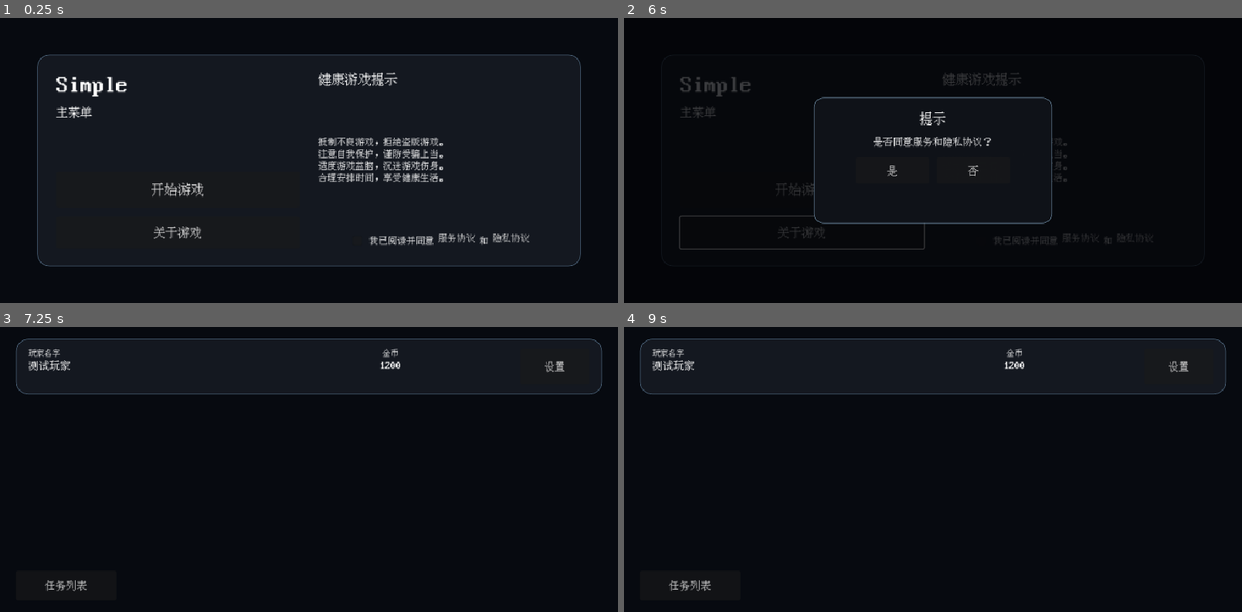
Above: before the commit, frames 1-4 (two rows, left to right).
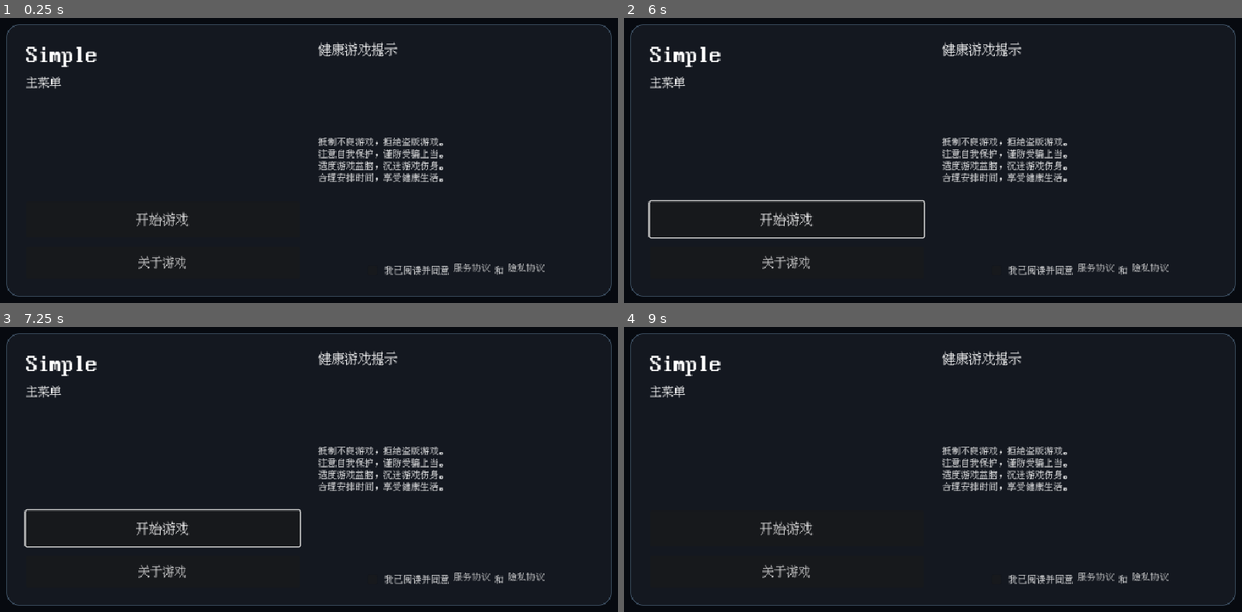
Above: after the commit, the same moments.

Repository: xunx-ii/Simple
Game: Godot game, scene res://scenes/main_menu.tscn
Two runs of this game, one before a commit and one after it. Both use one fixed random seed, a clock stepped at 60 frames per second and the inputs below.
Inputs (mouse positions are in pixels of both pictures, inside the frame that each line leads up to; where the layout moved, square brackets give the same spot in the first picture):
- Up to frame 1 (0.25 s): no input
- Up to frame 2 (6 s): click "关于游戏" at 0.5 s; click (994, 271) [982, 240] at 1.25 s; click "开始游戏" at 2 s; click "开始游戏" at 2.75 s; click "关闭" at 3.5 s; tap Enter at 4.25, 5.75 s; move the mouse to (1068, 146) at 4.27 s; hold D 4.28-5 s; tap Shift at 4.35 s; click (1068, 146) at 4.42 s; tap Space at 4.52, 5 s; drag from (809, 174) to (902, 217) at 5.02 s; move the mouse to (994, 97) at 5.77 s; hold D from 5.78 s (still down); tap Tab at 5.85 s
- Up to frame 3 (7.25 s): release D at 6.5 s; click (265, 478) at 6.5 s, where only the run before the commit has a clickable "是"
- Up to frame 4 (9 s): click (1180, 366) at 7.25 s, where only the run before the commit has a clickable "设置"; click (691, 586) at 8 s, where only the run before the commit has a clickable "任务列表"; click "关闭" at 8.75 s

The runs differ from the first frame. In frame 1, 5.0% of the frame differs, in the area x 1-99%, y 2-98%; in frame 2, 7.3%; in frame 3, 6.3%; in frame 4, 5.5%.

Commit message:
收紧主菜单外边距

Diff:
--- a/scenes/main_menu.tscn
+++ b/scenes/main_menu.tscn
@@ -52,81 +52,77 @@
 anchor_bottom = 1.0
 grow_horizontal = 2
 grow_vertical = 2
-theme_override_constants/margin_left = 38
-theme_override_constants/margin_top = 22
-theme_override_constants/margin_right = 38
-theme_override_constants/margin_bottom = 22
-
-[node name="ContentCenter" type="CenterContainer" parent="SafeArea"]
+theme_override_constants/margin_left = 10
+theme_override_constants/margin_top = 10
+theme_override_constants/margin_right = 10
+theme_override_constants/margin_bottom = 10
+
+[node name="ContentPanel" type="PanelContainer" parent="SafeArea"]
 layout_mode = 2
 size_flags_horizontal = 3
 size_flags_vertical = 3
-
-[node name="ContentPanel" type="PanelContainer" parent="SafeArea/ContentCenter"]
-custom_minimum_size = Vector2(820, 320)
-layout_mode = 2
 theme_override_styles/panel = SubResource("1")
 
-[node name="ContentMargin" type="MarginContainer" parent="SafeArea/ContentCenter/ContentPanel"]
+[node name="ContentMargin" type="MarginContainer" parent="SafeArea/ContentPanel"]
 layout_mode = 2
 theme_override_constants/margin_left = 28
 theme_override_constants/margin_top = 26
 theme_override_constants/margin_right = 28
 theme_override_constants/margin_bottom = 26
 
-[node name="Content" type="HBoxContainer" parent="SafeArea/ContentCenter/ContentPanel/ContentMargin"]
+[node name="Content" type="HBoxContainer" parent="SafeArea/ContentPanel/ContentMargin"]
 layout_mode = 2
 theme_override_constants/separation = 28
 
-[node name="LeftColumn" type="VBoxContainer" parent="SafeArea/ContentCenter/ContentPanel/ContentMargin/Content"]
+[node name="LeftColumn" type="VBoxContainer" parent="SafeArea/ContentPanel/ContentMargin/Content"]
 custom_minimum_size = Vector2(250, 0)
 layout_mode = 2
 size_flags_horizontal = 3
 theme_override_constants/separation = 14
 
-[node name="TitleLabel" type="Label" parent="SafeArea/ContentCenter/ContentPanel/ContentMargin/Content/LeftColumn"]
+[node name="TitleLabel" type="Label" parent="SafeArea/ContentPanel/ContentMargin/Content/LeftColumn"]
 layout_mode = 2
 text = "Simple"
 theme_override_fonts/font = ExtResource("2")
 theme_override_font_sizes/font_size = 36
 
-[node name="SubtitleLabel" type="Label" parent="SafeArea/ContentCenter/ContentPanel/ContentMargin/Content/LeftColumn"]
+[node name="SubtitleLabel" type="Label" parent="SafeArea/ContentPanel/ContentMargin/Content/LeftColumn"]
 layout_mode = 2
 text = "主菜单"
 theme_override_fonts/font = ExtResource("2")
 theme_override_font_sizes/font_size = 18
 
-[node name="LeftSpacer" type="Control" parent="SafeArea/ContentCenter/ContentPanel/ContentMargin/Content/LeftColumn"]
+[node name="LeftSpacer" type="Control" parent="SafeArea/ContentPanel/ContentMargin/Content/LeftColumn"]
 custom_minimum_size = Vector2(0, 8)
 layout_mode = 2
 size_flags_vertical = 3
 
-[node name="StartButton" type="Button" parent="SafeArea/ContentCenter/ContentPanel/ContentMargin/Content/LeftColumn"]
+[node name="StartButton" type="Button" parent="SafeArea/ContentPanel/ContentMargin/Content/LeftColumn"]
 custom_minimum_size = Vector2(240, 54)
 layout_mode = 2
 text = "开始游戏"
 theme_override_fonts/font = ExtResource("2")
 theme_override_font_sizes/font_size = 20
 
-[node name="AboutButton" type="Button" parent="SafeArea/ContentCenter/ContentPanel/ContentMargin/Content/LeftColumn"]
+[node name="AboutButton" type="Button" parent="SafeArea/ContentPanel/ContentMargin/Content/LeftColumn"]
 custom_minimum_size = Vector2(240, 48)
 layout_mode = 2
 text = "关于游戏"
 theme_override_fonts/font = ExtResource("2")
 theme_override_font_sizes/font_size = 18
 
-[node name="RightColumn" type="VBoxContainer" parent="SafeArea/ContentCenter/ContentPanel/ContentMargin/Content"]
+[node name="RightColumn" type="VBoxContainer" parent="SafeArea/ContentPanel/ContentMargin/Content"]
 layout_mode = 2
 size_flags_horizontal = 3
 theme_override_constants/separation = 14
 
-[node name="NoticeTitleLabel" type="Label" parent="SafeArea/ContentCenter/ContentPanel/ContentMargin/Content/RightColumn"]
+[node name="NoticeTitleLabel" type="Label" parent="SafeArea/ContentPanel/ContentMargin/Content/RightColumn"]
 layout_mode = 2
 text = "健康游戏提示"
 theme_override_fonts/font = ExtResource("2")
 theme_override_font_sizes/font_size = 20
 
-[node name="NoticeLabel" type="Label" parent="SafeArea/ContentCenter/ContentPanel/ContentMargin/Content/RightColumn"]
+[node name="NoticeLabel" type="Label" parent="SafeArea/ContentPanel/ContentMargin/Content/RightColumn"]
 layout_mode = 2
 size_flags_vertical = 3
 autowrap_mode = 3
@@ -134,40 +130,40 @@
 theme_override_fonts/font = ExtResource("2")
 theme_override_font_sizes/font_size = 14
 
-[node name="AgreementCenter" type="CenterContainer" parent="SafeArea/ContentCenter/ContentPanel/ContentMargin/Content/RightColumn"]
+[node name="AgreementCenter" type="CenterContainer" parent="SafeArea/ContentPanel/ContentMargin/Content/RightColumn"]
 layout_mode = 2
 size_flags_horizontal = 3
 
-[node name="AgreementRow" type="HBoxContainer" parent="SafeArea/ContentCenter/ContentPanel/ContentMargin/Content/RightColumn/AgreementCenter"]
+[node name="AgreementRow" type="HBoxContainer" parent="SafeArea/ContentPanel/ContentMargin/Content/RightColumn/AgreementCenter"]
 layout_mode = 2
 alignment = 1
 theme_override_constants/separation = 6
 
-[node name="AgreementCheckBox" type="CheckBox" parent="SafeArea/ContentCenter/ContentPanel/ContentMargin/Content/RightColumn/AgreementCenter/AgreementRow"]
+[node name="AgreementCheckBox" type="CheckBox" parent="SafeArea/ContentPanel/ContentMargin/Content/RightColumn/AgreementCenter/AgreementRow"]
 custom_minimum_size = Vector2(22, 22)
 layout_mode = 2
 text = ""
 
-[node name="AgreementPrefixLabel" type="Label" parent="SafeArea/ContentCenter/ContentPanel/ContentMargin/Content/RightColumn/AgreementCenter/AgreementRow"]
+[node name="AgreementPrefixLabel" type="Label" parent="SafeArea/ContentPanel/ContentMargin/Content/RightColumn/AgreementCenter/AgreementRow"]
 layout_mode = 2
 text = "我已阅读并同意"
 theme_override_fonts/font = ExtResource("2")
 theme_override_font_sizes/font_size = 14
 
-[node name="ServiceLinkButton" type="LinkButton" parent="SafeArea/ContentCenter/ContentPanel/ContentMargin/Content/RightColumn/AgreementCenter/AgreementRow"]
+[node name="ServiceLinkButton" type="LinkButton" parent="SafeArea/ContentPanel/ContentMargin/Content/RightColumn/AgreementCenter/AgreementRow"]
 layout_mode = 2
 text = "服务协议"
 underline = 1
 theme_override_fonts/font = ExtResource("2")
 theme_override_font_sizes/font_size = 14
 
-[node name="AgreementConnectorLabel" type="Label" parent="SafeArea/ContentCenter/ContentPanel/ContentMargin/Content/RightColumn/AgreementCenter/AgreementRow"]
+[node name="AgreementConnectorLabel" type="Label" parent="SafeArea/ContentPanel/ContentMargin/Content/RightColumn/AgreementCenter/AgreementRow"]
 layout_mode = 2
 text = "和"
 theme_override_fonts/font = ExtResource("2")
 theme_override_font_sizes/font_size = 14
 
-[node name="PrivacyLinkButton" type="LinkButton" parent="SafeArea/ContentCenter/ContentPanel/ContentMargin/Content/RightColumn/AgreementCenter/AgreementRow"]
+[node name="PrivacyLinkButton" type="LinkButton" parent="SafeArea/ContentPanel/ContentMargin/Content/RightColumn/AgreementCenter/AgreementRow"]
 layout_mode = 2
 text = "隐私协议"
 underline = 1
--- a/scripts/ui/main_menu.gd
+++ b/scripts/ui/main_menu.gd
@@ -3,12 +3,12 @@
 const LOBBY_SCENE_PATH := "res://scenes/lobby.tscn"
 const AGREEMENT_URL := "https://www.baidu.com"
 
-@onready var agreement_checkbox: CheckBox = $SafeArea/ContentCenter/ContentPanel/ContentMargin/Content/RightColumn/AgreementCenter/AgreementRow/AgreementCheckBox
-@onready var service_button: LinkButton = $SafeArea/ContentCenter/ContentPanel/ContentMargin/Content/RightColumn/AgreementCenter/AgreementRow/ServiceLinkButton
-@onready var privacy_button: LinkButton = $SafeArea/ContentCenter/ContentPanel/ContentMargin/Content/RightColumn/AgreementCenter/AgreementRow/PrivacyLinkButton
-@onready var start_button: Button = $SafeArea/ContentCenter/ContentPanel/ContentMargin/Content/LeftColumn/StartButton
-@onready var about_button: Button = $SafeArea/ContentCenter/ContentPanel/ContentMargin/Content/LeftColumn/AboutButton
-@onready var notice_label: Label = $SafeArea/ContentCenter/ContentPanel/ContentMargin/Content/RightColumn/NoticeLabel
+@onready var agreement_checkbox: CheckBox = $SafeArea/ContentPanel/ContentMargin/Content/RightColumn/AgreementCenter/AgreementRow/AgreementCheckBox
+@onready var service_button: LinkButton = $SafeArea/ContentPanel/ContentMargin/Content/RightColumn/AgreementCenter/AgreementRow/ServiceLinkButton
+@onready var privacy_button: LinkButton = $SafeArea/ContentPanel/ContentMargin/Content/RightColumn/AgreementCenter/AgreementRow/PrivacyLinkButton
+@onready var start_button: Button = $SafeArea/ContentPanel/ContentMargin/Content/LeftColumn/StartButton
+@onready var about_button: Button = $SafeArea/ContentPanel/ContentMargin/Content/LeftColumn/AboutButton
+@onready var notice_label: Label = $SafeArea/ContentPanel/ContentMargin/Content/RightColumn/NoticeLabel
 @onready var agreement_overlay: Control = $AgreementOverlay
 @onready var agreement_prompt_label: Label = $AgreementOverlay/AgreementDialog/AgreementMargin/AgreementContent/AgreementPrompt
 @onready var agreement_yes_button: Button = $AgreementOverlay/AgreementDialog/AgreementMargin/AgreementContent/AgreementButtons/AgreementYesButton
